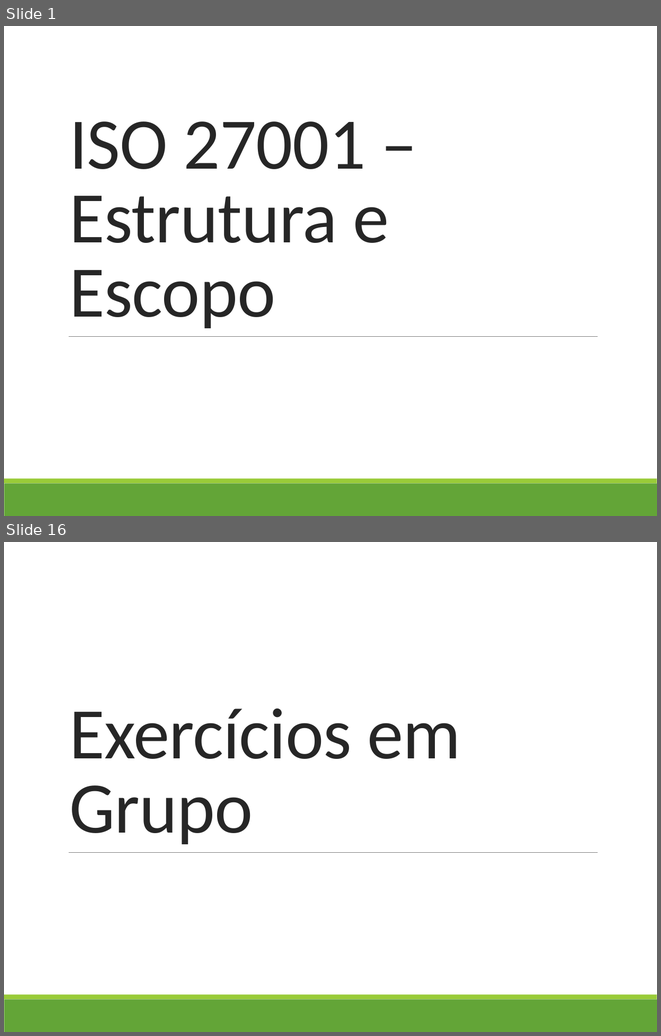
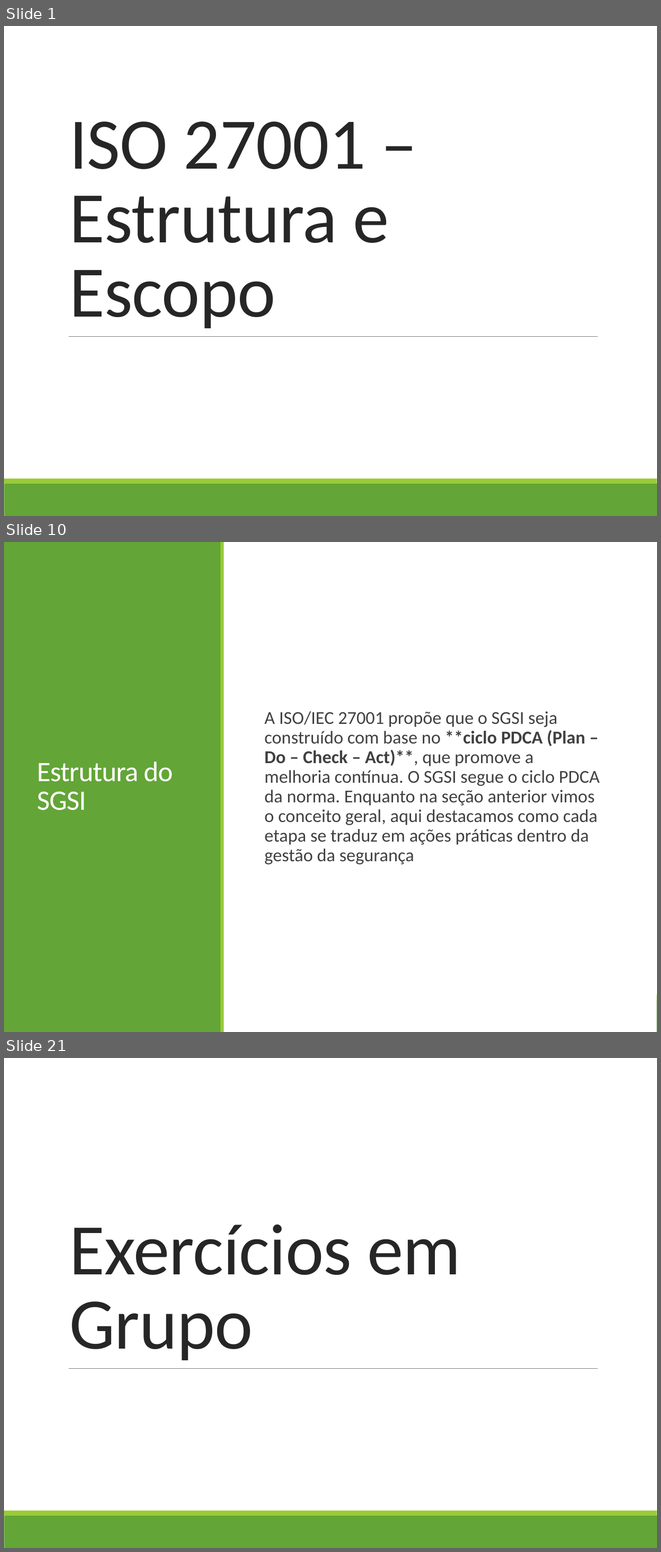
Before and after one commit to profAndreSouza/Material, a slide deck: Segurança da Informação/Aula-04-ISO27001-Estrutura-e-escopo.pptx. Shown one above the other, each under a label of ours: slides 1 and 16 before the commit, slides 1, 10 and 21 after it; the slides between them are not shown. The pictures are 661x1036 and 661x1552 pixels, drawn with LibreOffice and Linux fonts; fonts in the diff are those of the drawing. Boxes give left, top, right and bottom in pixels: in the first picture for what was removed or moved away, otherwise in the second. Text is boxed around its words. In the diff, an @@ line names an element or a change of style, - is before the commit and + after.

```diff
--- a/Segurança da Informação/Aula-04-ISO27001-Estrutura-e-escopo.pptx
+++ b/Segurança da Informação/Aula-04-ISO27001-Estrutura-e-escopo.pptx
@@ slide 10 added at (x1=4, y1=542, x2=657, y2=1032), background #FFFFFF; not listed: 2 template elements that a slide beside it also shows @@
@@ rectangle added at (x1=4, y1=542, x2=657, y2=1032), fill #FFFFFF @@
@@ rectangle added at (x1=4, y1=542, x2=221, y2=1032), fill #63A537 @@
@@ rectangle added at (x1=220, y1=542, x2=223, y2=1032), fill #99CB38 @@
@@ text added at (x1=264, y1=711, x2=600, y2=864), 20 pt, text #404040 @@
+  A ISO/IEC 27001 propõe que o SGSI seja construído com base no **ciclo PDCA (Plan – Do – Check – Act)**, que promove a melhoria contínua. O SGSI segue o ciclo PDCA da norma. Enquanto na seção anterior vimos o conceito geral, aqui destacamos como cada etapa se traduz em ações práticas dentro da gestão da segurança
@@ title added at (x1=37, y1=761, x2=173, y2=810), 31 pt, text #FFFFFF @@
+Estrutura do SGSI
@@ what was slide 16 is now slide 21 @@
```
Also in this commit, not shown: 16 slides changed, 5 other slides added, 1 slide removed, 1 other file.
